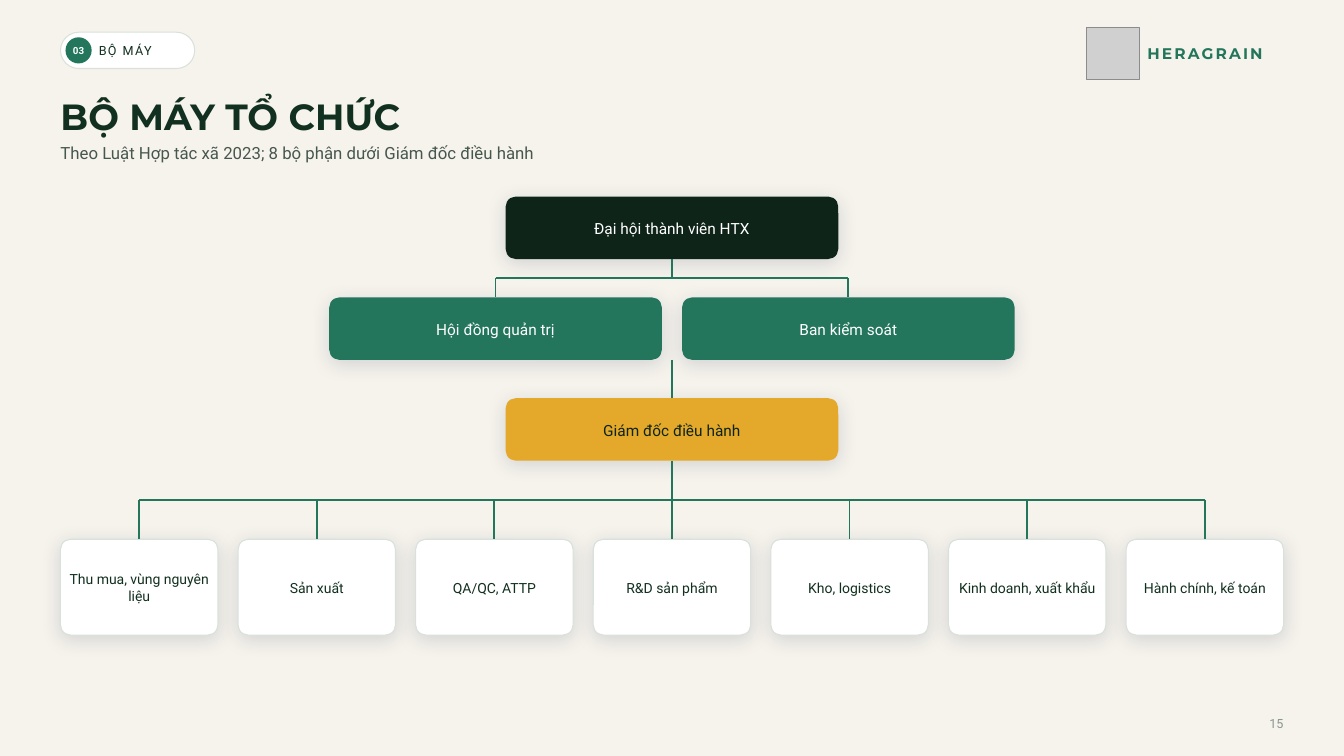
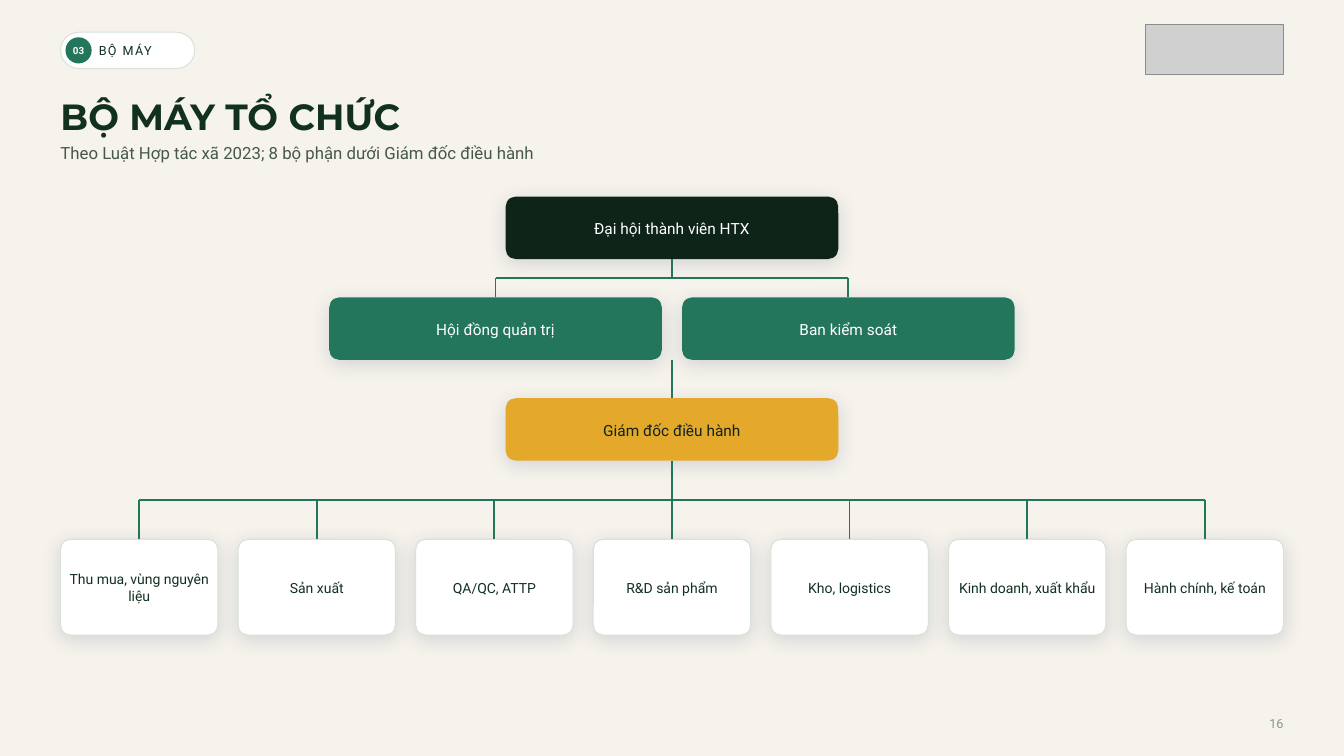
Before and after one commit to dakojsc-maker/ATL--DAKO, a slide deck: slide 16 of heragrain-cacao/2-tong-quan-bo-may/Heragrain-Cacao_Tong-quan-bo-may-quy-trinh-chung-nhan.pptx (slide 15 before the commit). Drawn at 1344x756 pixels with LibreOffice and Linux fonts; fonts in the diff are those of the drawing; grey boxes stand for pictures; background and template pictures are left out. Boxes give left, top, right and bottom in pixels: in the first picture for what was removed or moved away, otherwise in the second. Text is boxed around its words. In the diff, an @@ line names an element or a change of style, - is before the commit and + after.

```diff
--- a/heragrain-cacao/2-tong-quan-bo-may/Heragrain-Cacao_Tong-quan-bo-may-quy-trinh-chung-nhan.pptx
+++ b/heragrain-cacao/2-tong-quan-bo-may/Heragrain-Cacao_Tong-quan-bo-may-quy-trinh-chung-nhan.pptx
@@ picture removed at (x1=1087, y1=27, x2=1139, y2=80) @@
@@ picture added at (x1=1145, y1=24, x2=1284, y2=75) @@
@@ text removed at (x1=1147, y1=48, x2=1262, y2=59) @@
-HERAGRAIN
```
Also in this commit, not shown: 26 other slides changed, 2 slides added, 32 other files.
